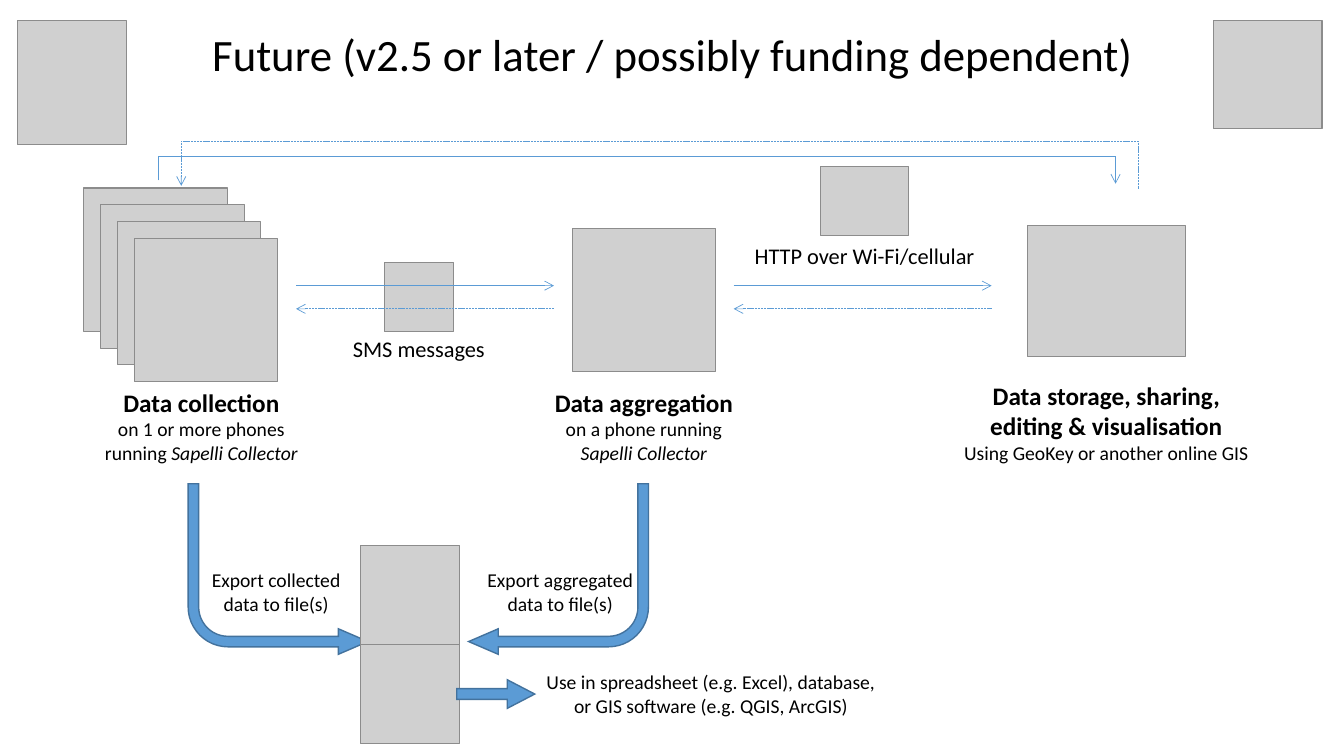
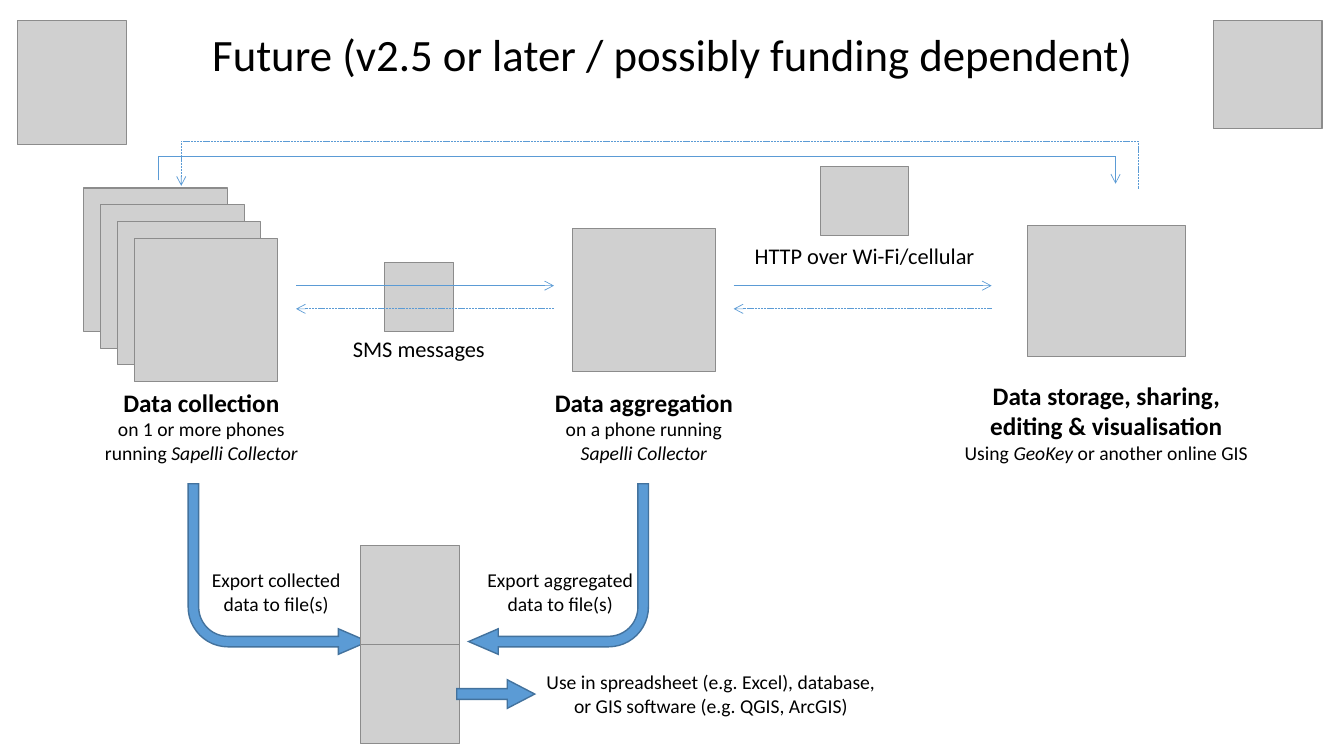
Before and after one commit to ExCiteS/Sapelli, a slide deck: slide 3 of Documentation/Architecture/Sapelli platform architecture.pptx. Drawn at 1344x756 pixels with LibreOffice and Linux fonts; fonts in the diff are those of the drawing; grey boxes stand for pictures. Boxes give left, top, right and bottom in pixels: in the first picture for what was removed or moved away, otherwise in the second. Text is boxed around its words. In the diff, an @@ line names an element or a change of style, - is before the commit and + after.

Commit message:
Small fix on architecture slides

```diff
--- a/Documentation/Architecture/Sapelli platform architecture.pptx
+++ b/Documentation/Architecture/Sapelli platform architecture.pptx
@@ text at (x1=965, y1=446, x2=1247, y2=464): italic on in "GeoKey" @@
```
